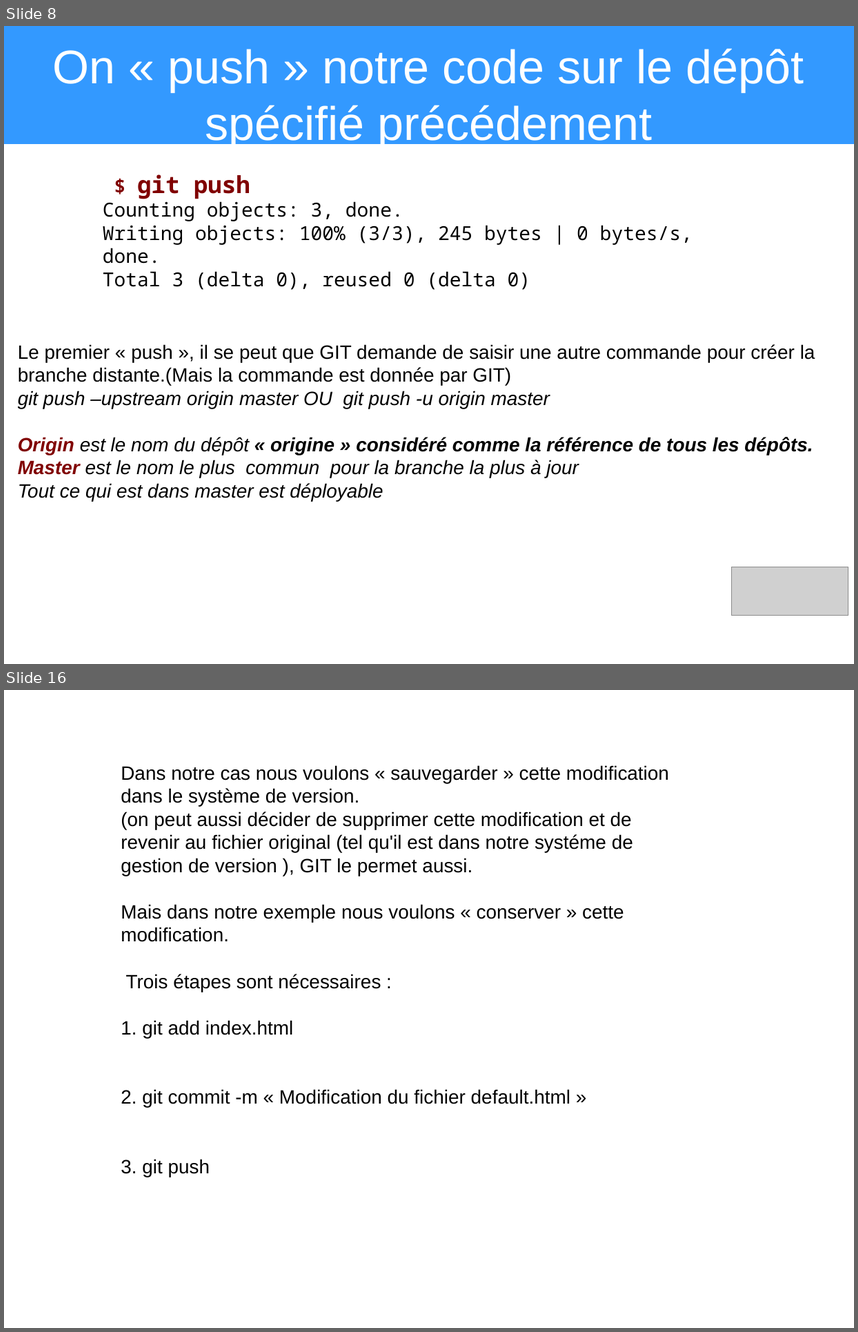
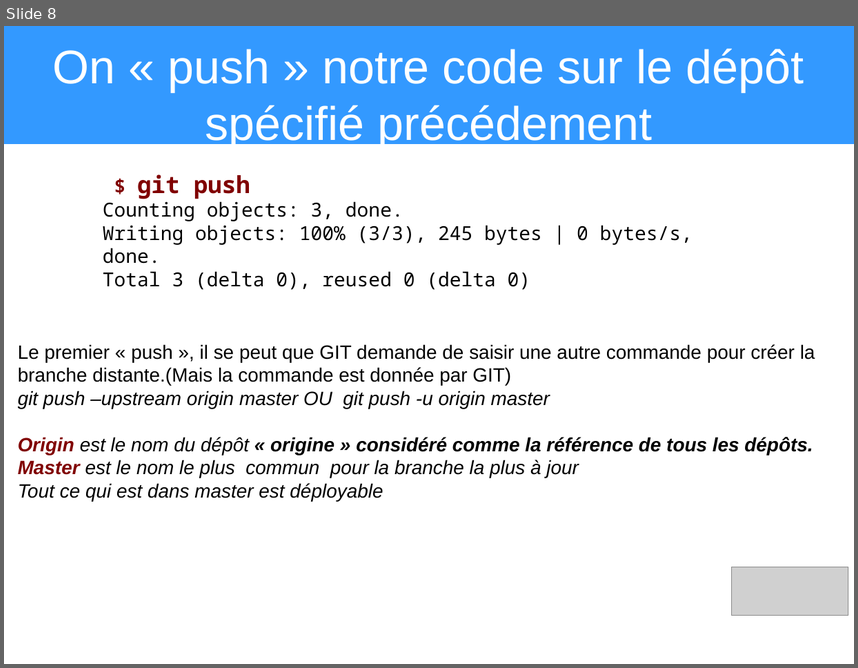
Before and after one commit to heylve/current, a slide deck: Presentations/git_explained.odp. Shown one above the other, each under a label of ours: slides 8 and 16 before the commit, slide 8 after it; the slides between them are not shown. The pictures are 858x1332 and 858x668 pixels, drawn with LibreOffice and Linux fonts; fonts in the diff are those of the drawing; grey boxes stand for pictures. Boxes give left, top, right and bottom in pixels: in the first picture for what was removed or moved away, otherwise in the second. Text is boxed around its words. In the diff, an @@ line names an element or a change of style, - is before the commit and + after.

```diff
--- a/Presentations/git_explained.odp
+++ b/Presentations/git_explained.odp
@@ slide 16 removed at (4, 690, 854, 1328), background #FFFFFF @@
@@ text removed at (121, 765, 669, 1176) @@
-Dans notre cas nous voulons « sauvegarder » cette modification dans le système de version.
-(on peut aussi décider de supprimer cette modification et de revenir au fichier original (tel qu'il est dans notre systéme de gestion de version ), GIT le permet aussi.
-Mais dans notre exemple nous voulons « conserver » cette modification.
-Trois étapes sont nécessaires :
-1. git add index.html
-2. git commit -m « Modification du fichier default.html »
-3. git push
```
Also in this commit, not shown: 2 slides changed, 7 slides added, 7 other slides removed.
